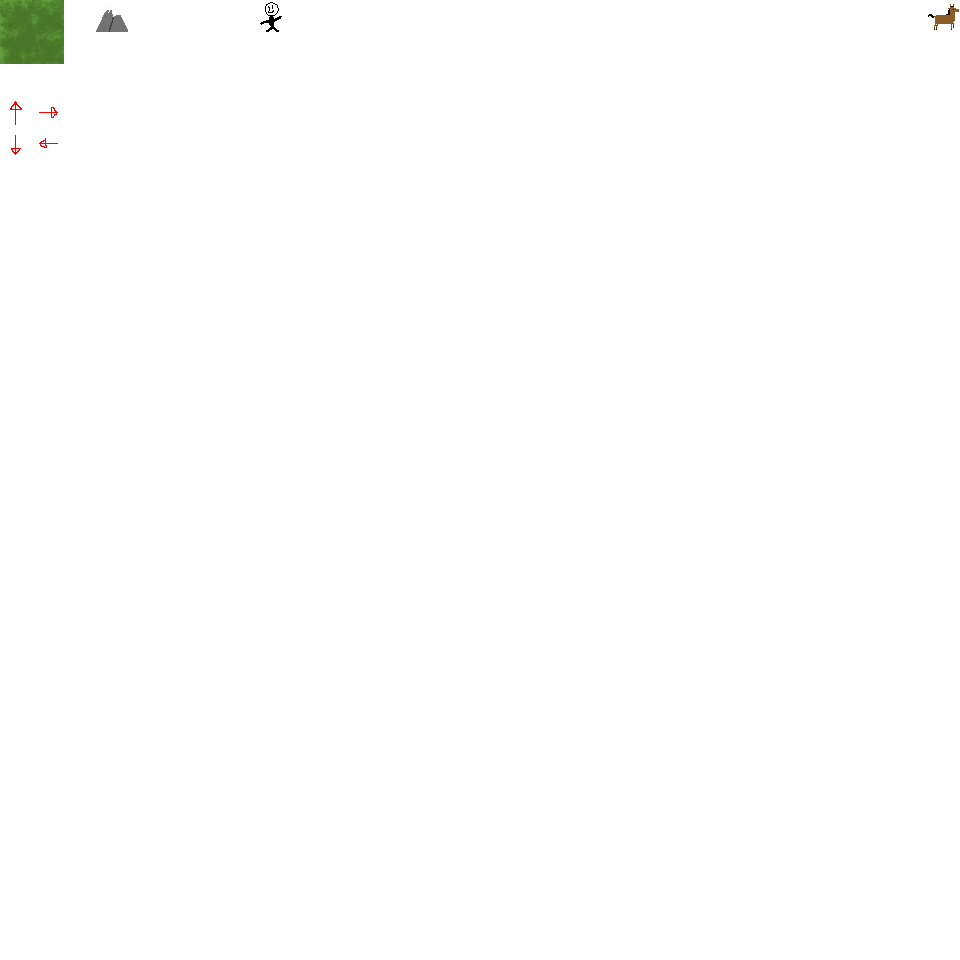
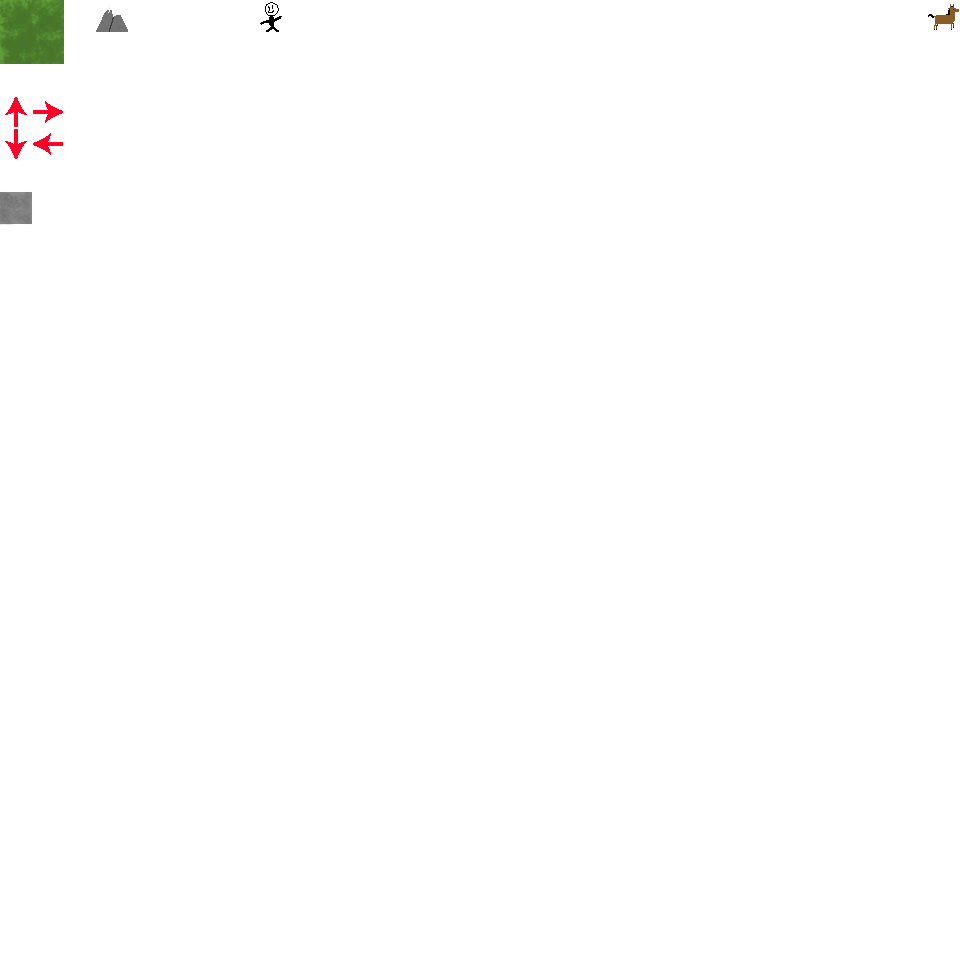
Before/after of a (960, 960) layered artwork. What changed in the layer stack:
added layer "Arrow" (1st of 4) above "Arrow" over [0, 97, 63, 195]
added layer "Arrow" (2nd of 4) above "Arrow" over [5, 129, 63, 192]
added layer "Arrow" (3rd of 4) above "Arrow" over [33, 101, 63, 155]
added layer "Arrow" (4th of 4) above "Concrete" over [5, 97, 63, 192]
added layer "Concrete" above "Hero horse" over [0, 129, 63, 225]
painted on "Hero horse" over [0, 97, 63, 225]
painted on "Grass" over [5, 97, 63, 131]
